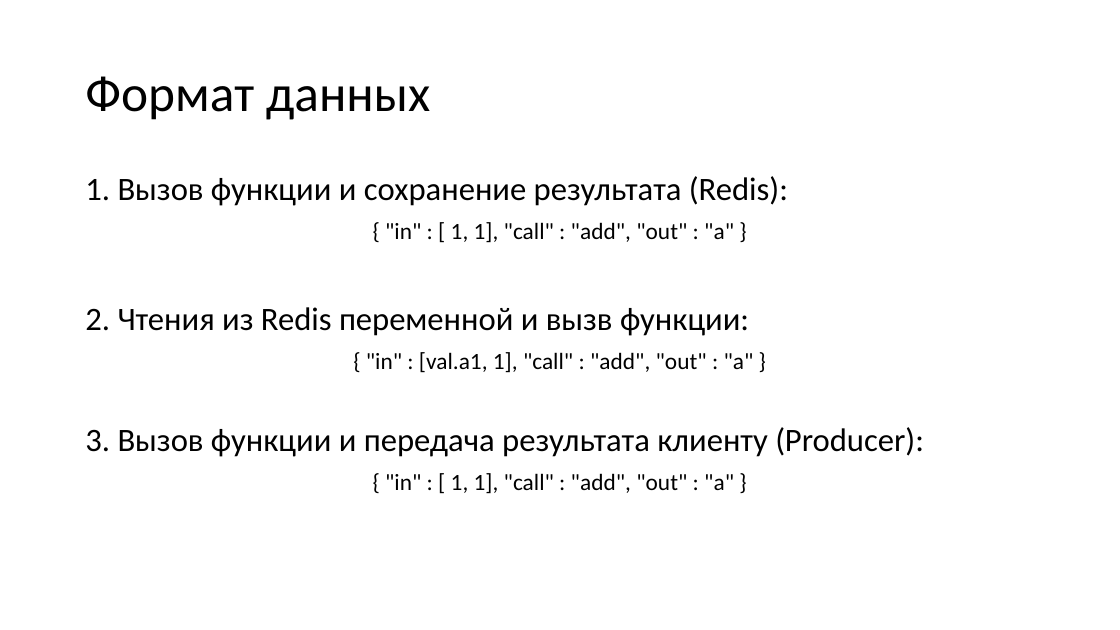
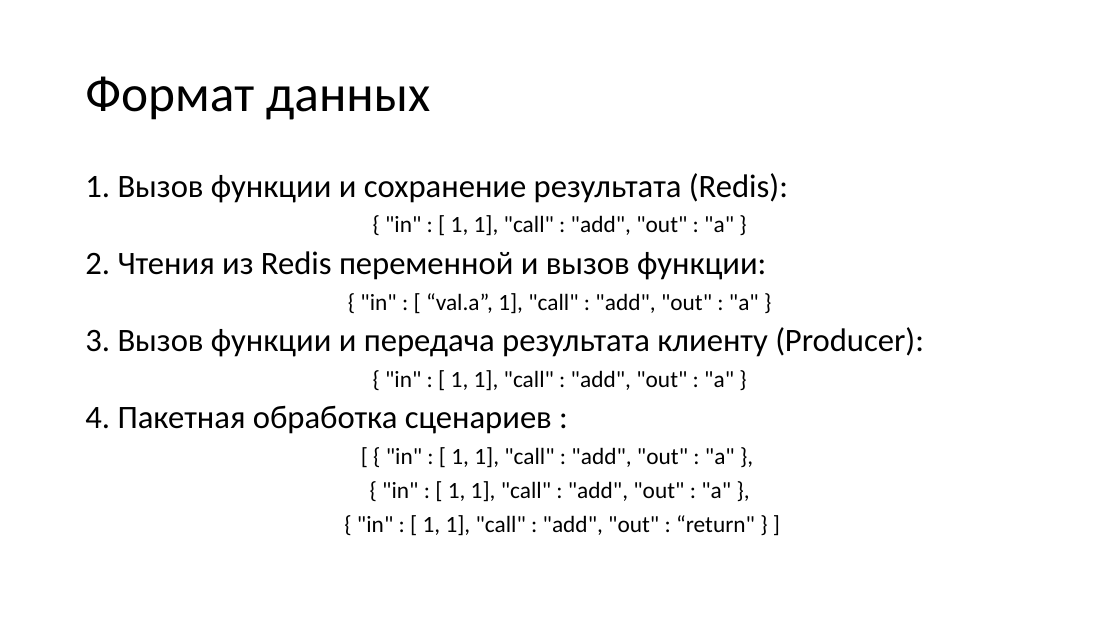
Before and after one commit to urands/negbss, a slide deck: slide 3 of Bell.pptx. Drawn at 1120x630 pixels with LibreOffice and Linux fonts; fonts in the diff are those of the drawing. Boxes give left, top, right and bottom in pixels: in the first picture for what was removed or moved away, otherwise in the second. Text is boxed around its words. In the diff, an @@ line names an element or a change of style, - is before the commit and + after.

```diff
--- a/Bell.pptx
+++ b/Bell.pptx
@@ text at (85,173,924,391): line spacing 0.9 to 0.8 @@
@@ text at (85,251,766,314): text changed @@
-2. Чтения из Redis переменной и вызв функции:
-{ "in" : [val.a1, 1], "call" : "add", "out" : "a" }
+2. Чтения из Redis переменной и вызов функции:
+{ "in" : [ “val.a”, 1], "call" : "add", "out" : "a" }
@@ text at (85,405,755,536): paragraphs added @@
+4. Пакетная обработка сценариев :
+[ { "in" : [ 1, 1], "call" : "add", "out" : "a" },
+{ "in" : [ 1, 1], "call" : "add", "out" : "a" },
+{ "in" : [ 1, 1], "call" : "add", "out" : “return" } ]
```
Also in this commit, not shown: 1 slide added, 3 other files.
